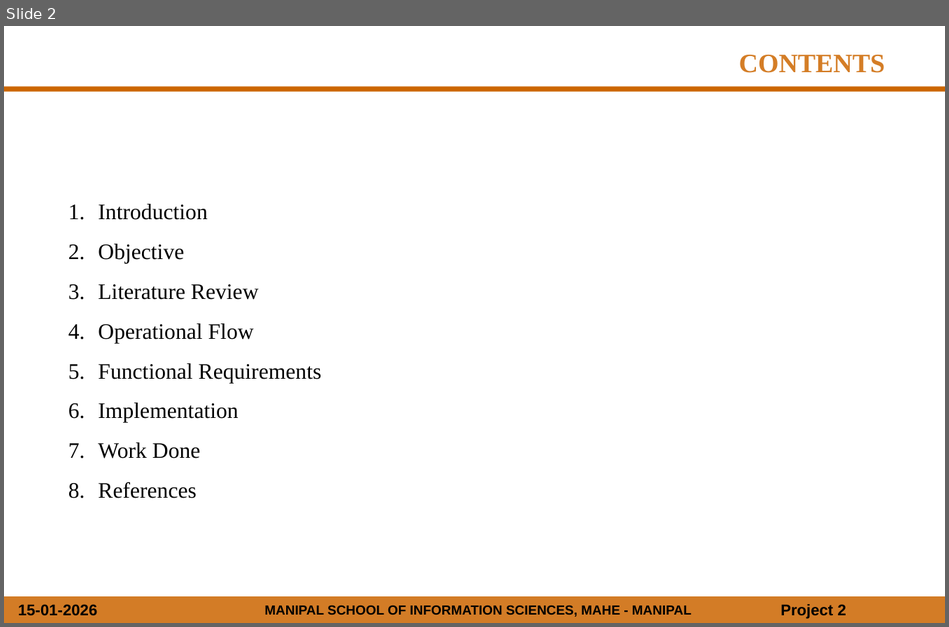
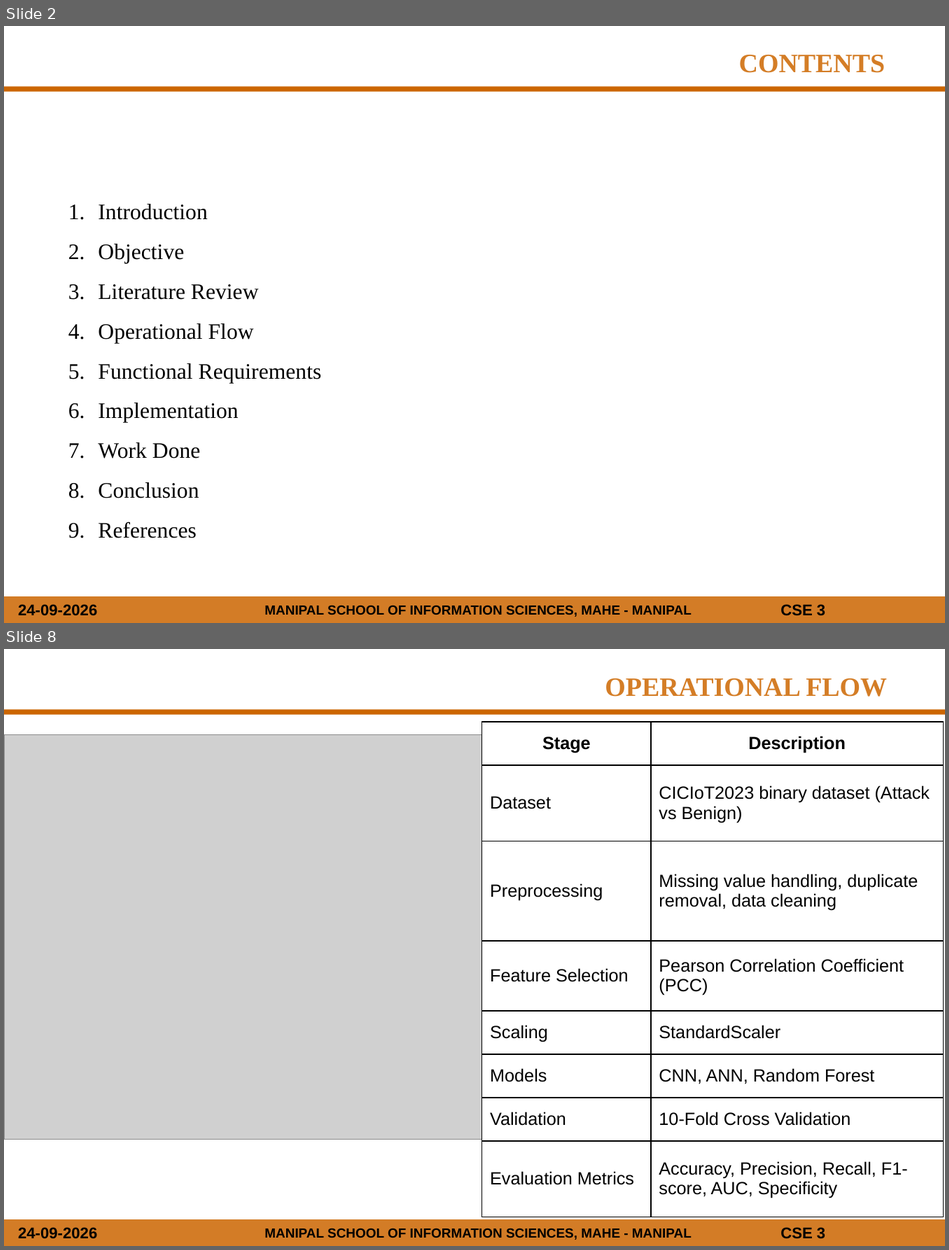
Before and after one commit to NitinKarthik01/AI_IDS, a slide deck: DOCS/Mini_Project_Presentation_Template.pptx. Shown one above the other, each under a label of ours: slide 2 before the commit, slides 2 and 8 after it; the slides between them are not shown. The pictures are 949x627 and 949x1250 pixels, drawn with LibreOffice and Linux fonts; fonts in the diff are those of the drawing; grey boxes stand for pictures; background and template pictures are left out. Boxes give left, top, right and bottom in pixels: in the first picture for what was removed or moved away, otherwise in the second. Text is boxed around its words. In the diff, an @@ line names an element or a change of style, - is before the commit and + after.

```diff
--- a/DOCS/Mini_Project_Presentation_Template.pptx
+++ b/DOCS/Mini_Project_Presentation_Template.pptx
@@ slide 8 added at bbox=[4, 649, 945, 1246], background #FFFFFF; not listed: 5 template elements that a slide beside it also shows @@
@@ text added at bbox=[605, 678, 887, 697], 24 pt, text #D47D26, bold @@
+OPERATIONAL FLOW
@@ table added at bbox=[482, 723, 943, 1218], 8 rows, 2 columns @@
+Stage | Description
+Dataset | CICIoT2023 binary dataset (Attack vs Benign)
+Preprocessing | Missing value handling, duplicate removal, data cleaning
+Feature Selection | Pearson Correlation Coefficient (PCC)
+Scaling | StandardScaler
+Models | CNN, ANN, Random Forest
+Validation | 10-Fold Cross Validation
+Evaluation Metrics | Accuracy, Precision, Recall, F1-score, AUC, Specificity
@@ picture added at bbox=[4, 735, 482, 1140] @@
@@ slide 2 changed as well @@
@@ text at bbox=[98, 482, 199, 498]: paragraph added @@
+8. Conclusion
@@ text at bbox=[18, 604, 97, 616]: text changed @@
-15-01-2026
+24-09-2026
@@ text at bbox=[780, 604, 825, 616]: text changed @@
-Project 2
+CSE 3
```
Also in this commit, not shown: 5 other slides changed, 15 other slides added, 5 slides removed, 1 other file.
